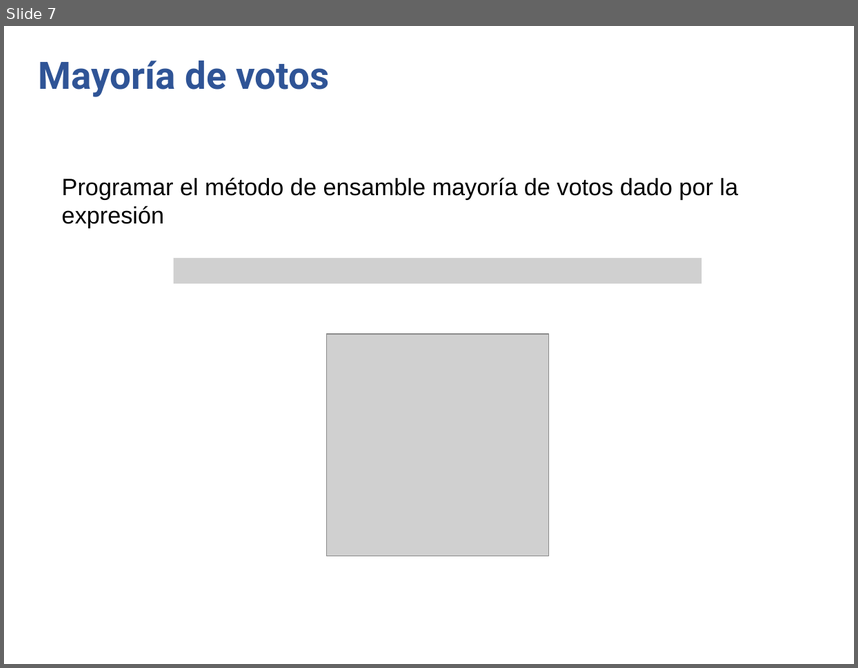
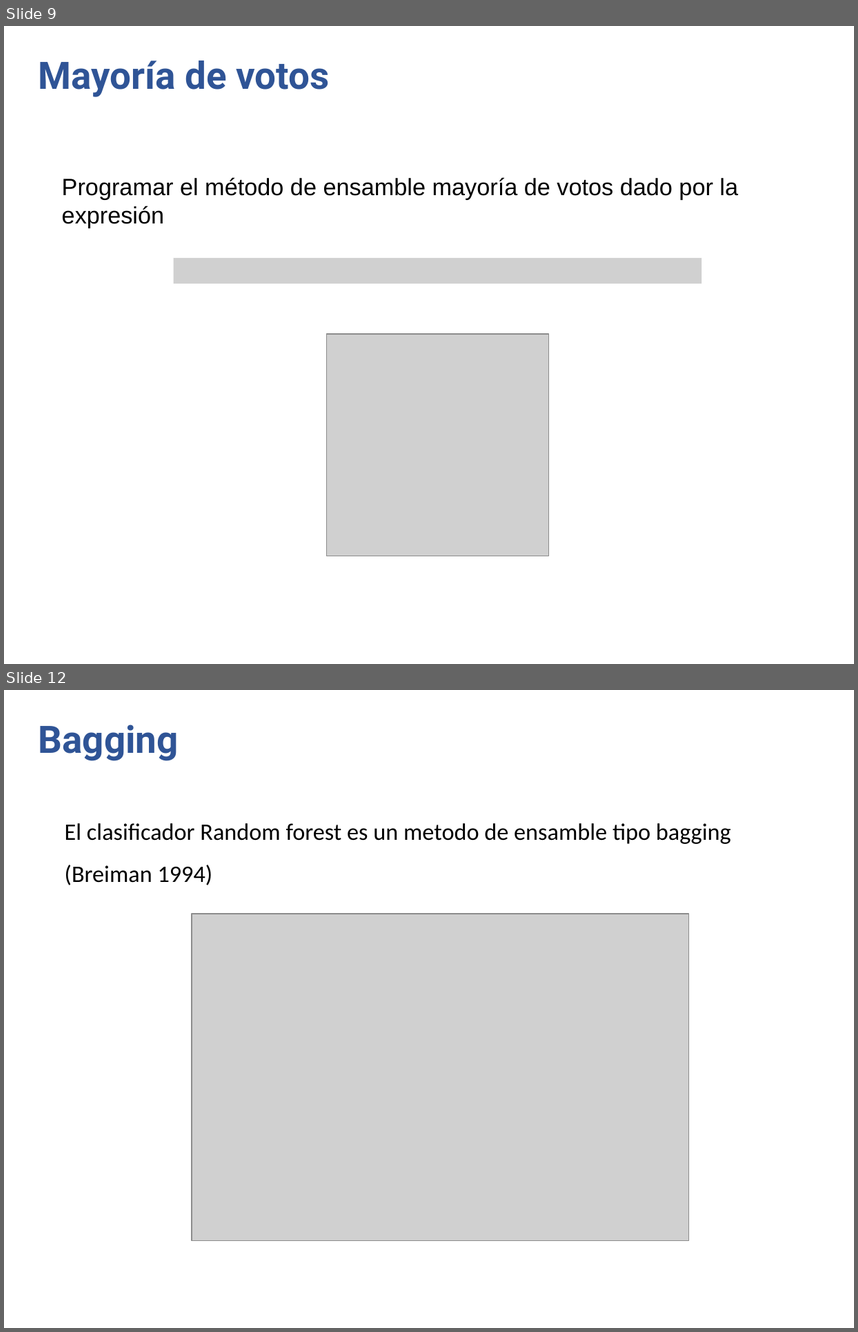
Before and after one commit to anvelezec/Embedings, a slide deck: MetodosEnsamble.pptx. Shown one above the other, each under a label of ours: slide 7 before the commit, slides 9 and 12 after it; the slides between them are not shown. The pictures are 858x668 and 858x1332 pixels, drawn with LibreOffice and Linux fonts; fonts in the diff are those of the drawing; grey boxes stand for pictures; background and template pictures are left out. Boxes give left, top, right and bottom in pixels: in the first picture for what was removed or moved away, otherwise in the second. Text is boxed around its words. In the diff, an @@ line names an element or a change of style, - is before the commit and + after.

Commit message:
bagging

```diff
--- a/MetodosEnsamble.pptx
+++ b/MetodosEnsamble.pptx
@@ slide 12 added at [4, 690, 854, 1328], background picture (left out) @@
@@ text added at [38, 724, 178, 761], 32 pt, text #2F5496, bold @@
+Bagging
@@ text added at [65, 823, 731, 885], 20 pt, text #000000 @@
+El clasificador Random forest es un metodo de ensamble tipo bagging (Breiman 1994)
@@ picture added at [192, 914, 689, 1240] @@
@@ what was slide 7 is now slide 9 @@
```
Also in this commit, not shown: 1 slide changed, 4 other slides added, 2 slides removed, 3 other files.
